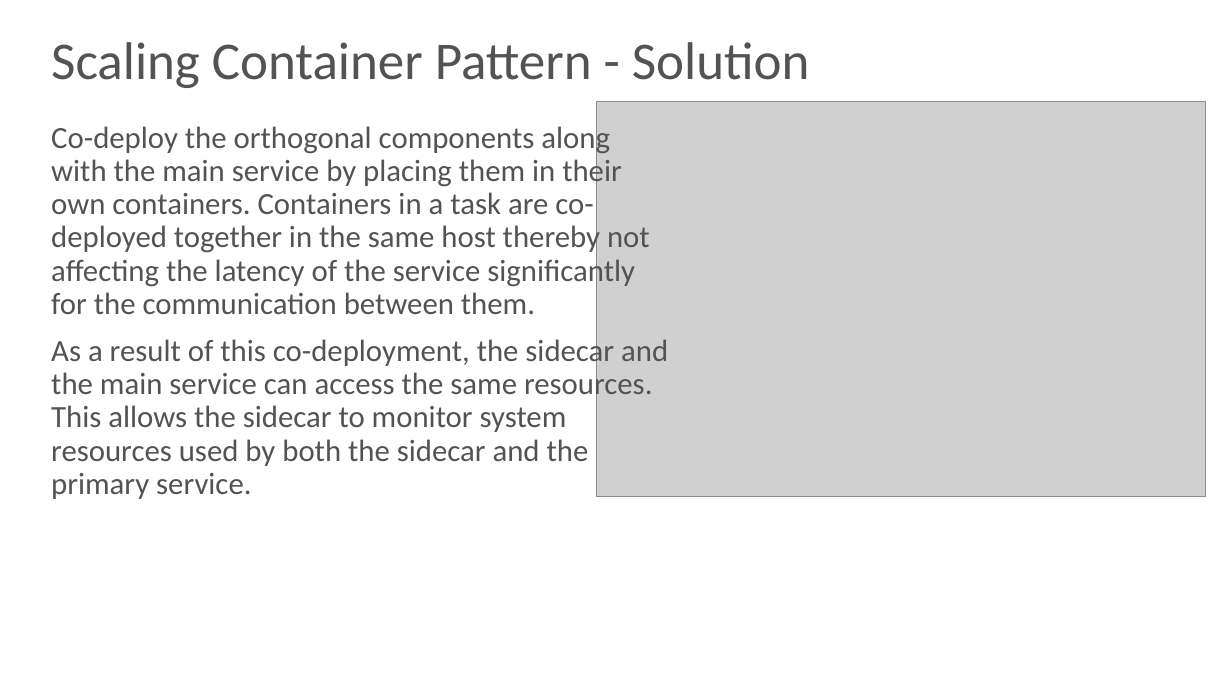
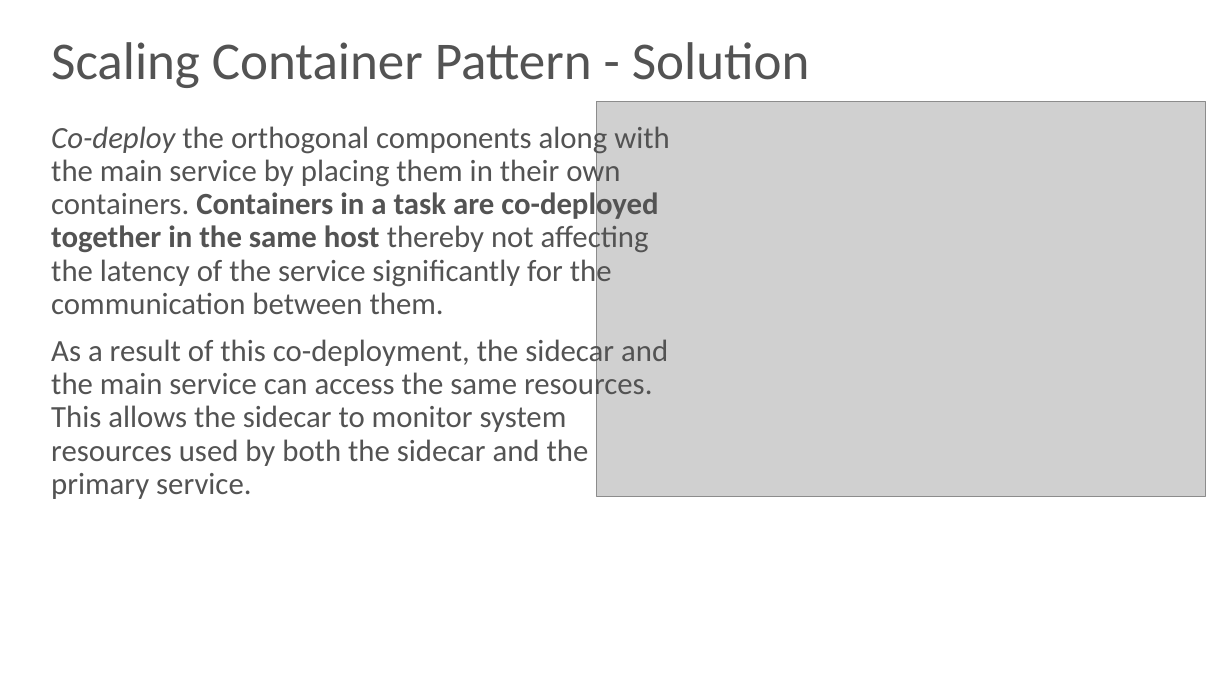
Before and after one commit to skarlekar/fargate-patterns, a slide deck: slide 21 of presentation/Fargate Patterns.pptx (slide 22 before the commit). Drawn at 1232x693 pixels with LibreOffice and Linux fonts; fonts in the diff are those of the drawing; grey boxes stand for pictures; background and template pictures are left out. Boxes give left, top, right and bottom in pixels: in the first picture for what was removed or moved away, otherwise in the second. Text is boxed around its words. In the diff, an @@ line names an element or a change of style, - is before the commit and + after.

```diff
--- a/presentation/Fargate Patterns.pptx
+++ b/presentation/Fargate Patterns.pptx
@@ text at (51, 122, 670, 314): bold on in "Containers in a task are co-deployed together ..."; italic on in "Co-deploy" @@
```
Also in this commit, not shown: 4 other slides changed, 1 slide removed, 1 other file.
